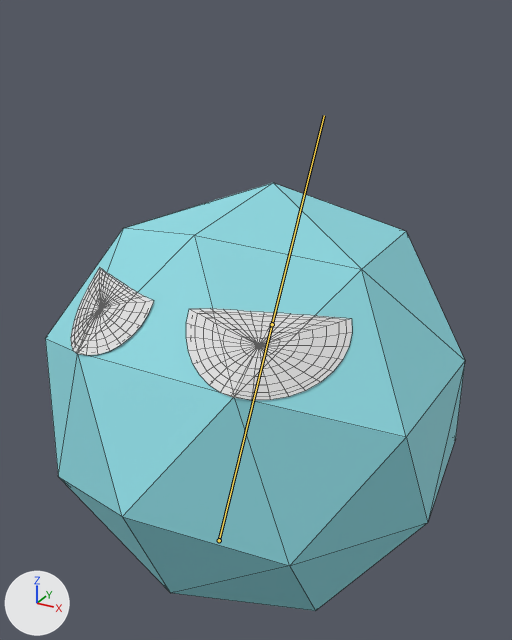
One commit to the FBX model Assets/Models/IceSoul.fbx: the scene before it, then after it.
One viewpoint serves both versions: a 50 mm camera at (1.165, -2.121, 1.356) aimed at (-0.008, 0.013, 0.289). Lighting does not change. The marker at lower left points along +X, +Y and +Z. The bones that bend it are drawn over the model as lines. Mesh edges are drawn as thin lines.

Objects in the first picture: 'Body', 'Eyes'.
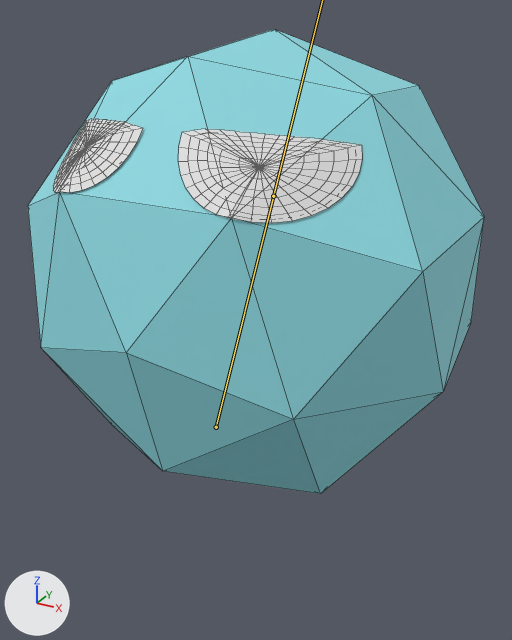
The newer file adds an action. The first version stands in its rest pose; the second is drawn at frame 31 of the action 'Idle'.

Boxes [x1, y1, x2, y2] around the edits, measured in the pictures (512 x 640 px):
```json
{"object": "Body", "change": "posed", "before": [45, 183, 465, 611], "after": [28, 29, 484, 494], "on screen": "9% wider, 9% taller"}
{"object": "Eyes", "change": "posed", "before": [71, 267, 352, 400], "after": [53, 119, 362, 223], "on screen": "10% wider, 22% shorter"}
{"bone": "Bone", "before": "(219, 540) to (272, 324)", "after": "(216, 427) to (273, 196)"}
```

Scene script edits in JSON lines:
```json
{"block": "bone_bone", "where": "bone_bone = bpy.data.objects['Armature'].pose.bones['Bone']"}
{"op": "set", "path": "bone_bone.location", "old": "(0.0, 0.0, 0.0)", "new": "(0.0, 0.441, 0.255)"}
```
